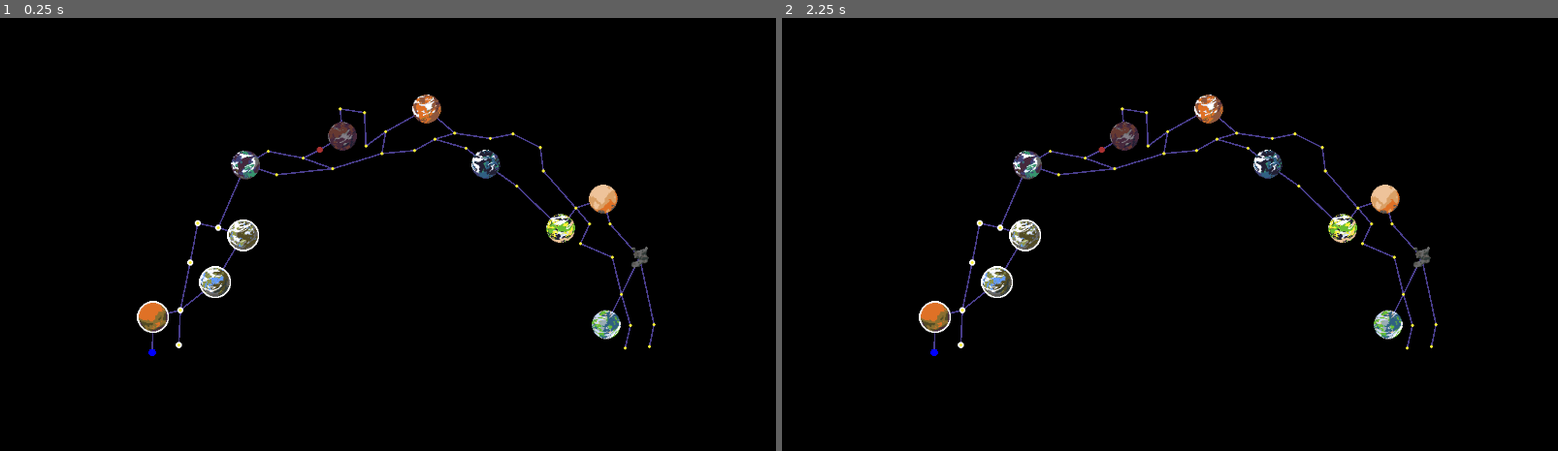
Above: before the commit, frames 1-2 (left to right).
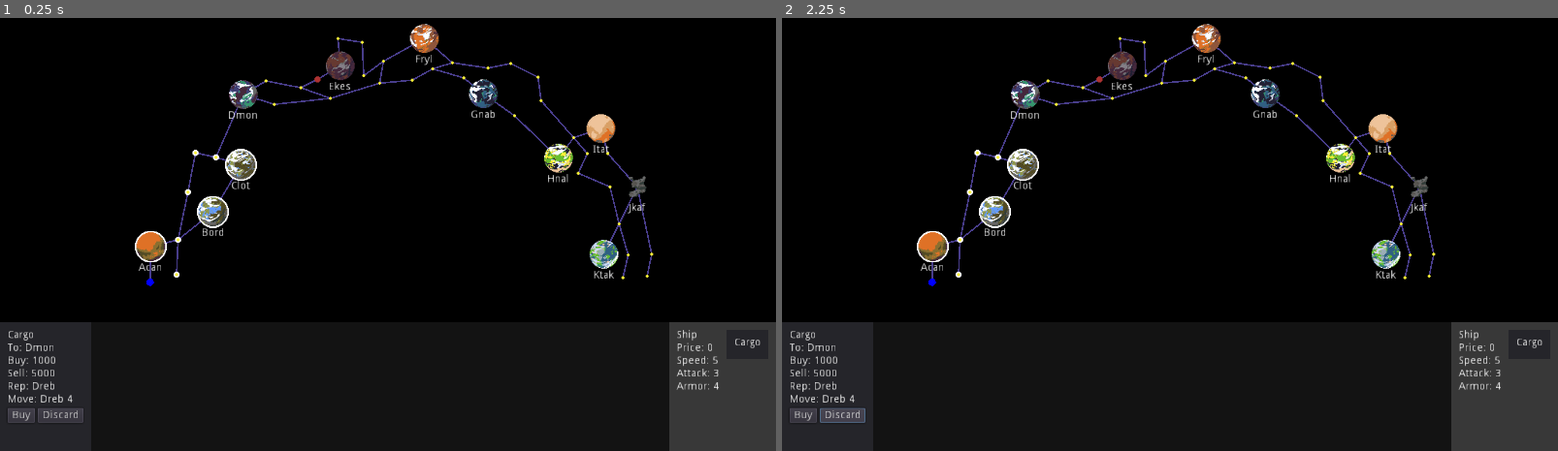
Above: after the commit, the same moments.

Repository: kosinaz/20-parsecs
Game: Godot game, scene res://ingame.tscn
Same seed, same stepped clock (60 frames per second), same inputs: the game is played once before the commit and once after it.
Inputs (mouse positions are in pixels of both pictures, inside the frame that each line leads up to):
- Up to frame 1 (0.25 s): no input
- Up to frame 2 (2.25 s): click (937, 351) at 0.52 s; click (805, 416) at 1.25 s, where only the run after the commit has a clickable "Buy"; click (844, 416) at 2 s, where only the run after the commit has a clickable "Discard"

The runs differ from the first frame. In frame 1, 13% of the frame differs, in the area x 0-100%, y 1-100%; in frame 2, 13%.

Commit message:
add cargo and ship hud

Diff:
--- /dev/null
+++ b/20 Parsecs/cargo.tscn
@@ -0,0 +1,50 @@
+[gd_scene load_steps=2 format=2]
+
+[sub_resource type="Theme" id=1]
+
+[node name="Cargo" type="MarginContainer"]
+
+[node name="Panel" type="Panel" parent="."]
+margin_right = 120.0
+margin_bottom = 143.0
+
+[node name="MarginContainer" type="MarginContainer" parent="."]
+margin_right = 120.0
+margin_bottom = 143.0
+custom_constants/margin_right = 10
+custom_constants/margin_top = 10
+custom_constants/margin_left = 10
+custom_constants/margin_bottom = 10
+
+[node name="VBoxContainer" type="VBoxContainer" parent="MarginContainer"]
+margin_left = 10.0
+margin_top = 10.0
+margin_right = 110.0
+margin_bottom = 133.0
+theme = SubResource( 1 )
+
+[node name="Label" type="Label" parent="MarginContainer/VBoxContainer"]
+margin_right = 100.0
+margin_bottom = 99.0
+text = "Cargo
+To: Dmon
+Buy: 1000
+Sell: 5000
+Rep: Dreb
+Move: Dreb 4"
+
+[node name="HBoxContainer" type="HBoxContainer" parent="MarginContainer/VBoxContainer"]
+margin_top = 103.0
+margin_right = 100.0
+margin_bottom = 123.0
+
+[node name="Buy" type="Button" parent="MarginContainer/VBoxContainer/HBoxContainer"]
+margin_right = 36.0
+margin_bottom = 20.0
+text = "Buy"
+
+[node name="Discard" type="Button" parent="MarginContainer/VBoxContainer/HBoxContainer"]
+margin_left = 40.0
+margin_right = 100.0
+margin_bottom = 20.0
+text = "Discard"
--- a/20 Parsecs/ingame.tscn
+++ b/20 Parsecs/ingame.tscn
@@ -1,9 +1,9 @@
-[gd_scene load_steps=29 format=2]
+[gd_scene load_steps=31 format=2]
 
 [ext_resource path="res://player.tscn" type="PackedScene" id=1]
 [ext_resource path="res://space.tscn" type="PackedScene" id=2]
 [ext_resource path="res://ingame.gd" type="Script" id=3]
-[ext_resource path="res://map.png" type="Texture" id=4]
+[ext_resource path="res://cargo.tscn" type="PackedScene" id=4]
 [ext_resource path="res://planet-03-off.png" type="Texture" id=5]
 [ext_resource path="res://planet-03-on.png" type="Texture" id=6]
 [ext_resource path="res://planet-02-on.png" type="Texture" id=7]
@@ -28,29 +28,26 @@
 [ext_resource path="res://planet-11-off.png" type="Texture" id=26]
 [ext_resource path="res://maelstrom-off.png" type="Texture" id=27]
 [ext_resource path="res://maelstrom-on.png" type="Texture" id=28]
+[ext_resource path="res://ship.tscn" type="PackedScene" id=29]
+
+[sub_resource type="StyleBoxFlat" id=2]
+bg_color = Color( 0.0745098, 0.0745098, 0.0745098, 1 )
 
 [node name="Map" type="Node2D"]
 script = ExtResource( 3 )
 
-[node name="Sprite" type="Sprite" parent="."]
-visible = false
-modulate = Color( 1, 1, 1, 0.513726 )
-position = Vector2( 529, 301 )
-z_index = -1
-texture = ExtResource( 4 )
-
 [node name="Spaces" type="Node2D" parent="."]
 
 [node name="Space1" parent="Spaces" instance=ExtResource( 2 )]
-position = Vector2( 201, 446 )
+position = Vector2( 198, 353 )
 space_1 = 3
 
 [node name="Space2" parent="Spaces" instance=ExtResource( 2 )]
-position = Vector2( 236, 436 )
+position = Vector2( 233, 343 )
 space_1 = 4
 
 [node name="Space3" parent="Spaces" instance=ExtResource( 2 )]
-position = Vector2( 202, 399 )
+position = Vector2( 199, 306 )
 space_1 = 1
 space_2 = 4
 
@@ -58,15 +55,18 @@
 texture_normal = ExtResource( 15 )
 texture_disabled = ExtResource( 17 )
 
+[node name="Label" parent="Spaces/Space3" index="1"]
+text = "Acan"
+
 [node name="Space4" parent="Spaces" instance=ExtResource( 2 )]
-position = Vector2( 238, 390 )
+position = Vector2( 235, 297 )
 space_1 = 2
 space_2 = 3
 space_3 = 5
 space_4 = 6
 
 [node name="Space5" parent="Spaces" instance=ExtResource( 2 )]
-position = Vector2( 284, 353 )
+position = Vector2( 281, 260 )
 space_1 = 4
 space_2 = 9
 
@@ -74,24 +74,27 @@
 texture_normal = ExtResource( 7 )
 texture_disabled = ExtResource( 8 )
 
+[node name="Label" parent="Spaces/Space5" index="1"]
+text = "Bord"
+
 [node name="Space6" parent="Spaces" instance=ExtResource( 2 )]
-position = Vector2( 251, 327 )
+position = Vector2( 248, 234 )
 space_1 = 4
 space_2 = 7
 
 [node name="Space7" parent="Spaces" instance=ExtResource( 2 )]
-position = Vector2( 261, 275 )
+position = Vector2( 258, 182 )
 space_1 = 6
 space_2 = 8
 
 [node name="Space8" parent="Spaces" instance=ExtResource( 2 )]
-position = Vector2( 288, 281 )
+position = Vector2( 285, 188 )
 space_1 = 7
 space_2 = 9
 space_3 = 10
 
 [node name="Space9" parent="Spaces" instance=ExtResource( 2 )]
-position = Vector2( 321, 291 )
+position = Vector2( 318, 198 )
 space_1 = 5
 space_2 = 8
 
@@ -99,8 +102,11 @@
 texture_normal = ExtResource( 6 )
 texture_disabled = ExtResource( 5 )
 
+[node name="Label" parent="Spaces/Space9" index="1"]
+text = "Clot"
+
 [node name="Space10" parent="Spaces" instance=ExtResource( 2 )]
-position = Vector2( 324, 198 )
+position = Vector2( 321, 105 )
 space_1 = 8
 space_2 = 11
 space_3 = 15
@@ -109,19 +115,22 @@
 texture_normal = ExtResource( 16 )
 texture_disabled = ExtResource( 9 )
 
+[node name="Label" parent="Spaces/Space10" index="1"]
+text = "Dmon"
+
 [node name="Space11" parent="Spaces" instance=ExtResource( 2 )]
-position = Vector2( 354, 180 )
+position = Vector2( 351, 87 )
 space_1 = 10
 space_2 = 12
 
 [node name="Space12" parent="Spaces" instance=ExtResource( 2 )]
-position = Vector2( 400, 189 )
+position = Vector2( 397, 96 )
 space_1 = 11
 space_2 = 13
 space_3 = 16
 
 [node name="Space13" parent="Spaces" instance=ExtResource( 2 )]
-position = Vector2( 422, 178 )
+position = Vector2( 419, 85 )
 space_1 = 12
 space_2 = 14
 
@@ -129,8 +138,12 @@
 texture_normal = ExtResource( 28 )
 texture_disabled = ExtResource( 27 )
 
+[node name="Label" parent="Spaces/Space13" index="1"]
+visible = false
+text = "Planet"
+
 [node name="Space14" parent="Spaces" instance=ExtResource( 2 )]
-position = Vector2( 452, 160 )
+position = Vector2( 449, 67 )
 space_1 = 13
 space_2 = 18
 
@@ -138,46 +151,49 @@
 texture_normal = ExtResource( 12 )
 texture_disabled = ExtResource( 10 )
 
+[node name="Label" parent="Spaces/Space14" index="1"]
+text = "Ekes"
+
 [node name="Space15" parent="Spaces" instance=ExtResource( 2 )]
-position = Vector2( 365, 211 )
+position = Vector2( 362, 118 )
 space_1 = 10
 space_2 = 16
 
 [node name="Space16" parent="Spaces" instance=ExtResource( 2 )]
-position = Vector2( 439, 203 )
+position = Vector2( 436, 110 )
 space_1 = 12
 space_2 = 17
 space_3 = 15
 
 [node name="Space17" parent="Spaces" instance=ExtResource( 2 )]
-position = Vector2( 504, 183 )
+position = Vector2( 501, 90 )
 space_1 = 16
 space_2 = 21
 space_3 = 23
 
 [node name="Space18" parent="Spaces" instance=ExtResource( 2 )]
-position = Vector2( 449, 124 )
+position = Vector2( 446, 31 )
 space_1 = 14
 space_2 = 19
 
 [node name="Space19" parent="Spaces" instance=ExtResource( 2 )]
-position = Vector2( 481, 129 )
+position = Vector2( 478, 36 )
 space_1 = 18
 space_2 = 20
 
 [node name="Space20" parent="Spaces" instance=ExtResource( 2 )]
-position = Vector2( 483, 173 )
+position = Vector2( 480, 80 )
 space_1 = 19
 space_2 = 21
 
 [node name="Space21" parent="Spaces" instance=ExtResource( 2 )]
-position = Vector2( 509, 154 )
+position = Vector2( 506, 61 )
 space_1 = 17
 space_2 = 20
 space_3 = 22
 
 [node name="Space22" parent="Spaces" instance=ExtResource( 2 )]
-position = Vector2( 563, 124 )
+position = Vector2( 560, 31 )
 space_1 = 21
 space_2 = 25
 
@@ -185,35 +201,38 @@
 texture_normal = ExtResource( 13 )
 texture_disabled = ExtResource( 11 )
 
+[node name="Label" parent="Spaces/Space22" index="1"]
+text = "Fryl"
+
 [node name="Space23" parent="Spaces" instance=ExtResource( 2 )]
-position = Vector2( 547, 179 )
+position = Vector2( 544, 86 )
 space_1 = 17
 space_2 = 24
 
 [node name="Space24" parent="Spaces" instance=ExtResource( 2 )]
-position = Vector2( 574, 164 )
+position = Vector2( 571, 71 )
 space_1 = 23
 space_2 = 25
 space_3 = 27
 
 [node name="Space25" parent="Spaces" instance=ExtResource( 2 )]
-position = Vector2( 600, 156 )
+position = Vector2( 597, 63 )
 space_1 = 22
 space_2 = 24
 space_3 = 26
 
 [node name="Space26" parent="Spaces" instance=ExtResource( 2 )]
-position = Vector2( 647, 163 )
+position = Vector2( 644, 70 )
 space_1 = 25
 space_2 = 29
 
 [node name="Space27" parent="Spaces" instance=ExtResource( 2 )]
-position = Vector2( 615, 176 )
+position = Vector2( 612, 83 )
 space_1 = 24
 space_2 = 28
 
 [node name="Space28" parent="Spaces" instance=ExtResource( 2 )]
-position = Vector2( 641, 197 )
+position = Vector2( 638, 104 )
 space_1 = 27
 space_2 = 33
 
@@ -221,35 +240,38 @@
 texture_normal = ExtResource( 19 )
 texture_disabled = ExtResource( 14 )
 
+[node name="Label" parent="Spaces/Space28" index="1"]
+text = "Gnab"
+
 [node name="Space29" parent="Spaces" instance=ExtResource( 2 )]
-position = Vector2( 677, 157 )
+position = Vector2( 674, 64 )
 space_1 = 26
 space_2 = 30
 
 [node name="Space30" parent="Spaces" instance=ExtResource( 2 )]
-position = Vector2( 713, 175 )
+position = Vector2( 710, 82 )
 space_1 = 29
 space_2 = 31
 
 [node name="Space31" parent="Spaces" instance=ExtResource( 2 )]
-position = Vector2( 717, 206 )
+position = Vector2( 714, 113 )
 space_1 = 30
 space_2 = 32
 
 [node name="Space32" parent="Spaces" instance=ExtResource( 2 )]
-position = Vector2( 760, 255 )
+position = Vector2( 757, 162 )
 space_1 = 31
 space_2 = 34
 space_3 = 35
 space_4 = 38
 
 [node name="Space33" parent="Spaces" instance=ExtResource( 2 )]
-position = Vector2( 682, 226 )
+position = Vector2( 679, 133 )
 space_1 = 28
 space_2 = 34
 
 [node name="Space34" parent="Spaces" instance=ExtResource( 2 )]
-position = Vector2( 740, 282 )
+position = Vector2( 737, 189 )
 space_1 = 32
 space_2 = 33
 
@@ -257,8 +279,11 @@
 texture_normal = ExtResource( 24 )
 texture_disabled = ExtResource( 22 )
 
+[node name="Label" parent="Spaces/Space34" index="1"]
+text = "Hnal"
+
 [node name="Space35" parent="Spaces" instance=ExtResource( 2 )]
-position = Vector2( 796, 243 )
+position = Vector2( 793, 150 )
 space_1 = 32
 space_2 = 36
 
@@ -266,13 +291,16 @@
 texture_normal = ExtResource( 21 )
 texture_disabled = ExtResource( 23 )
 
+[node name="Label" parent="Spaces/Space35" index="1"]
+text = "Itat"
+
 [node name="Space36" parent="Spaces" instance=ExtResource( 2 )]
-position = Vector2( 805, 276 )
+position = Vector2( 802, 183 )
 space_1 = 35
 space_2 = 37
 
 [node name="Space37" parent="Spaces" instance=ExtResource( 2 )]
-position = Vector2( 844, 320 )
+position = Vector2( 841, 227 )
 space_1 = 36
 space_2 = 41
 space_3 = 45
@@ -281,55 +309,95 @@
 texture_normal = ExtResource( 20 )
 texture_disabled = ExtResource( 25 )
 
+[node name="Label" parent="Spaces/Space37" index="1"]
+text = "Jkaf"
+
 [node name="Space38" parent="Spaces" instance=ExtResource( 2 )]
-position = Vector2( 778, 276 )
+position = Vector2( 775, 183 )
 space_1 = 32
 space_2 = 39
 
 [node name="Space39" parent="Spaces" instance=ExtResource( 2 )]
-position = Vector2( 766, 302 )
+position = Vector2( 763, 209 )
 space_1 = 38
 space_2 = 40
 
 [node name="Space40" parent="Spaces" instance=ExtResource( 2 )]
-position = Vector2( 808, 320 )
+position = Vector2( 805, 227 )
 space_1 = 39
 space_2 = 41
 
 [node name="Space41" parent="Spaces" instance=ExtResource( 2 )]
-position = Vector2( 820, 369 )
+position = Vector2( 817, 276 )
 space_1 = 37
 space_2 = 40
 space_3 = 42
 
 [node name="Space42" parent="Spaces" instance=ExtResource( 2 )]
-position = Vector2( 800, 409 )
+position = Vector2( 797, 316 )
 space_1 = 41
 
 [node name="Button" parent="Spaces/Space42" index="0"]
 texture_normal = ExtResource( 18 )
 texture_disabled = ExtResource( 26 )
 
+[node name="Label" parent="Spaces/Space42" index="1"]
+text = "Ktak"
+
 [node name="Space43" parent="Spaces" instance=ExtResource( 2 )]
-position = Vector2( 832, 410 )
+position = Vector2( 829, 317 )
 space_1 = 41
 space_2 = 44
 
 [node name="Space44" parent="Spaces" instance=ExtResource( 2 )]
-position = Vector2( 825, 440 )
+position = Vector2( 822, 347 )
 space_1 = 43
 
 [node name="Space45" parent="Spaces" instance=ExtResource( 2 )]
-position = Vector2( 863, 409 )
+position = Vector2( 860, 316 )
 space_1 = 37
 space_2 = 46
 
 [node name="Space46" parent="Spaces" instance=ExtResource( 2 )]
-position = Vector2( 857, 438 )
+position = Vector2( 854, 345 )
 space_1 = 45
 
 [node name="Player" parent="." instance=ExtResource( 1 )]
 position = Vector2( 200, 446 )
+
+[node name="CanvasLayer" type="CanvasLayer" parent="."]
+
+[node name="MarginContainer3" type="MarginContainer" parent="CanvasLayer"]
+margin_top = 406.0
+margin_right = 1024.0
+margin_bottom = 576.0
+
+[node name="Panel" type="Panel" parent="CanvasLayer/MarginContainer3"]
+margin_right = 1024.0
+margin_bottom = 170.0
+custom_styles/panel = SubResource( 2 )
+
+[node name="MarginContainer" type="MarginContainer" parent="CanvasLayer/MarginContainer3/Panel"]
+anchor_bottom = 1.0
+margin_right = 120.0
+
+[node name="HBoxContainer" type="HBoxContainer" parent="CanvasLayer/MarginContainer3/Panel/MarginContainer"]
+margin_right = 120.0
+margin_bottom = 170.0
+
+[node name="Cargo" parent="CanvasLayer/MarginContainer3/Panel/MarginContainer/HBoxContainer" instance=ExtResource( 4 )]
+margin_right = 120.0
+margin_bottom = 170.0
+
+[node name="MarginContainer2" type="MarginContainer" parent="CanvasLayer/MarginContainer3/Panel"]
+anchor_left = 1.0
+anchor_right = 1.0
+anchor_bottom = 1.0
+margin_left = -141.0
+
+[node name="Ship" parent="CanvasLayer/MarginContainer3/Panel/MarginContainer2" instance=ExtResource( 29 )]
+margin_right = 141.0
+margin_bottom = 170.0
 
 [editable path="Spaces/Space3"]
 [editable path="Spaces/Space5"]
--- a/20 Parsecs/project.godot
+++ b/20 Parsecs/project.godot
@@ -30,7 +30,7 @@
 window/size/test_width=1800
 window/size/test_height=900
 window/stretch/mode="2d"
-window/stretch/aspect="keep_height"
+window/stretch/aspect="keep"
 
 [gui]
 
--- /dev/null
+++ b/20 Parsecs/ship.tscn
@@ -0,0 +1,88 @@
+[gd_scene load_steps=4 format=2]
+
+[ext_resource path="res://cargo.tscn" type="PackedScene" id=1]
+
+[sub_resource type="StyleBoxFlat" id=2]
+bg_color = Color( 0.219608, 0.219608, 0.219608, 1 )
+
+[sub_resource type="Theme" id=1]
+
+[node name="Ship" type="MarginContainer"]
+margin_right = 76.0
+margin_bottom = 102.0
+rect_pivot_offset = Vector2( -208, -24 )
+
+[node name="Panel" type="Panel" parent="."]
+margin_right = 141.0
+margin_bottom = 102.0
+custom_styles/panel = SubResource( 2 )
+
+[node name="MarginContainer" type="MarginContainer" parent="."]
+margin_right = 141.0
+margin_bottom = 102.0
+custom_constants/margin_right = 10
+custom_constants/margin_top = 10
+custom_constants/margin_left = 10
+custom_constants/margin_bottom = 10
+
+[node name="HBoxContainer" type="HBoxContainer" parent="MarginContainer"]
+margin_left = 10.0
+margin_top = 10.0
+margin_right = 131.0
+margin_bottom = 92.0
+custom_constants/separation = 10
+
+[node name="VBoxContainer" type="VBoxContainer" parent="MarginContainer/HBoxContainer"]
+margin_right = 56.0
+margin_bottom = 82.0
+theme = SubResource( 1 )
+
+[node name="Label" type="Label" parent="MarginContainer/HBoxContainer/VBoxContainer"]
+margin_right = 56.0
+margin_bottom = 82.0
+text = "Ship
+Price: 0
+Speed: 5
+Attack: 3
+Armor: 4"
+
+[node name="VBoxContainer2" type="VBoxContainer" parent="MarginContainer/HBoxContainer"]
+margin_left = 66.0
+margin_right = 121.0
+margin_bottom = 82.0
+
+[node name="Cargo" parent="MarginContainer/HBoxContainer/VBoxContainer2" instance=ExtResource( 1 )]
+margin_right = 55.0
+margin_bottom = 38.0
+
+[node name="Panel" parent="MarginContainer/HBoxContainer/VBoxContainer2/Cargo" index="0"]
+margin_right = 55.0
+margin_bottom = 38.0
+
+[node name="MarginContainer" parent="MarginContainer/HBoxContainer/VBoxContainer2/Cargo" index="1"]
+margin_right = 55.0
+margin_bottom = 38.0
+
+[node name="VBoxContainer" parent="MarginContainer/HBoxContainer/VBoxContainer2/Cargo/MarginContainer" index="0"]
+margin_right = 45.0
+margin_bottom = 28.0
+
+[node name="Label" parent="MarginContainer/HBoxContainer/VBoxContainer2/Cargo/MarginContainer/VBoxContainer" index="0"]
+margin_right = 35.0
+margin_bottom = 14.0
+text = "Cargo"
+
+[node name="HBoxContainer" parent="MarginContainer/HBoxContainer/VBoxContainer2/Cargo/MarginContainer/VBoxContainer" index="1"]
+margin_top = 18.0
+margin_right = 35.0
+margin_bottom = 18.0
+
+[node name="Buy" parent="MarginContainer/HBoxContainer/VBoxContainer2/Cargo/MarginContainer/VBoxContainer/HBoxContainer" index="0"]
+visible = false
+
+[node name="Discard" parent="MarginContainer/HBoxContainer/VBoxContainer2/Cargo/MarginContainer/VBoxContainer/HBoxContainer" index="1"]
+visible = false
+margin_left = 0.0
+margin_right = 60.0
+
+[editable path="MarginContainer/HBoxContainer/VBoxContainer2/Cargo"]
--- a/20 Parsecs/space.tscn
+++ b/20 Parsecs/space.tscn
@@ -20,4 +20,13 @@
 texture_normal = ExtResource( 2 )
 texture_disabled = ExtResource( 3 )
 
+[node name="Label" type="Label" parent="."]
+anchor_left = 0.5
+anchor_right = 0.5
+margin_left = -24.0
+margin_top = 21.0
+margin_right = 24.0
+margin_bottom = 35.0
+align = 1
+
 [connection signal="pressed" from="Button" to="." method="_on_button_pressed"]
